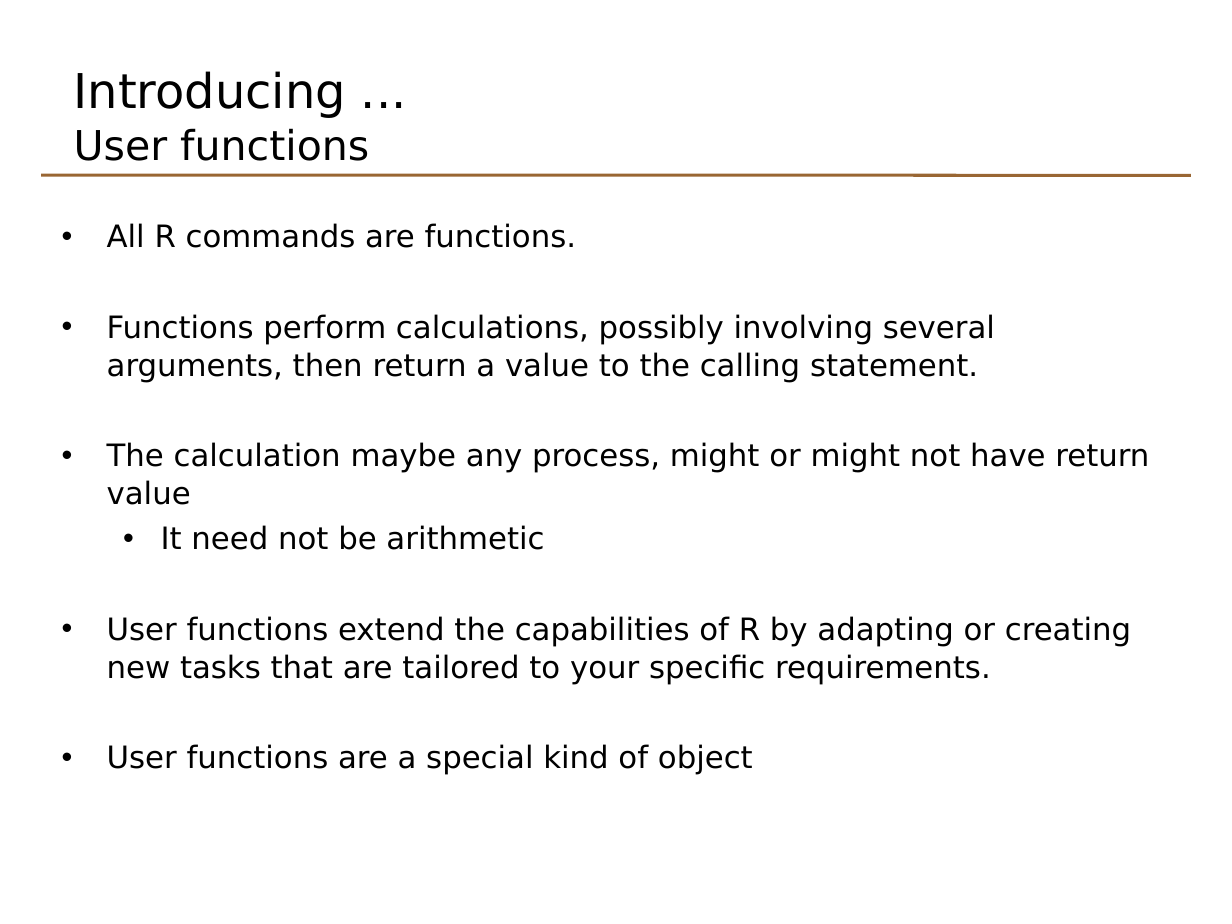
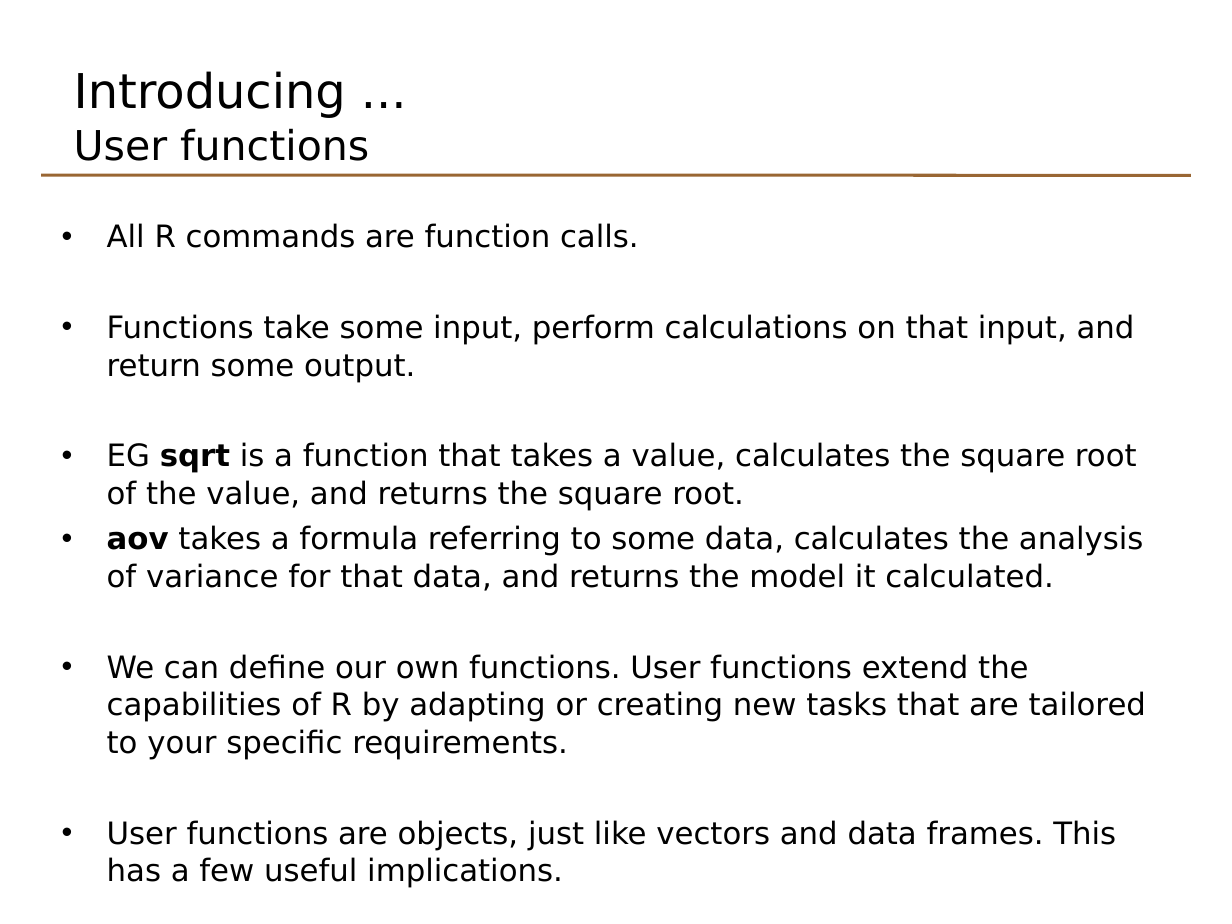
Before and after one commit to johnomics/basicr, a slide deck: slide 30 of Basic_R_Day_2_slides.odp. Drawn at 1232x924 pixels with LibreOffice and Linux fonts; fonts in the diff are those of the drawing. Boxes give left, top, right and bottom in pixels: in the first picture for what was removed or moved away, otherwise in the second. Text is boxed around its words. In the diff, an @@ line names an element or a change of style, - is before the commit and + after.

Commit message:
Rework function section

```diff
--- a/Basic_R_Day_2_slides.odp
+++ b/Basic_R_Day_2_slides.odp
@@ text at box(107, 223, 1146, 845): text changed @@
-• All R commands are functions.
-• Functions perform calculations, possibly involving several arguments, then return a value to the calling statement.
-• The calculation maybe any process, might or might not have return value
-  • It need not be arithmetic
-• User functions extend the capabilities of R by adapting or creating new tasks that are tailored to your specific requirements.
-• User functions are a special kind of object
+• All R commands are function calls.
+• Functions take some input, perform calculations on that input, and return some output.
+• EG sqrt is a function that takes a value, calculates the square root of the value, and returns the square root.
+• aov takes a formula referring to some data, calculates the analysis of variance for that data, and returns the model it calculated.
+• We can define our own functions. User functions extend the capabilities of R by adapting or creating new tasks that are tailored to your specific requirements.
+• User functions are objects, just like vectors and data frames. This has a few useful implications.
```
Also in this commit, not shown: 6 other slides changed, 8 slides added, 6 slides removed, 2 other files.
